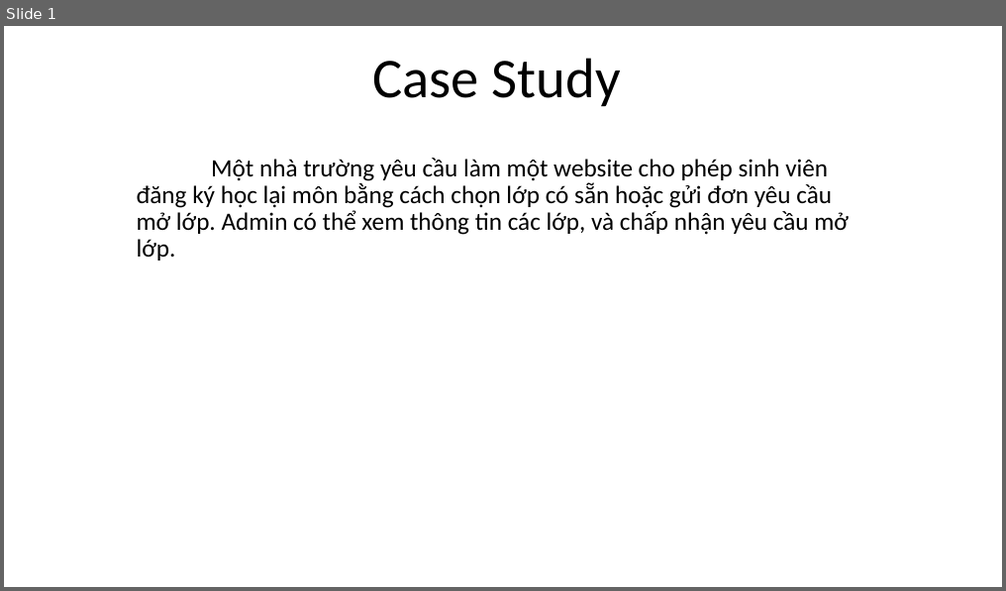
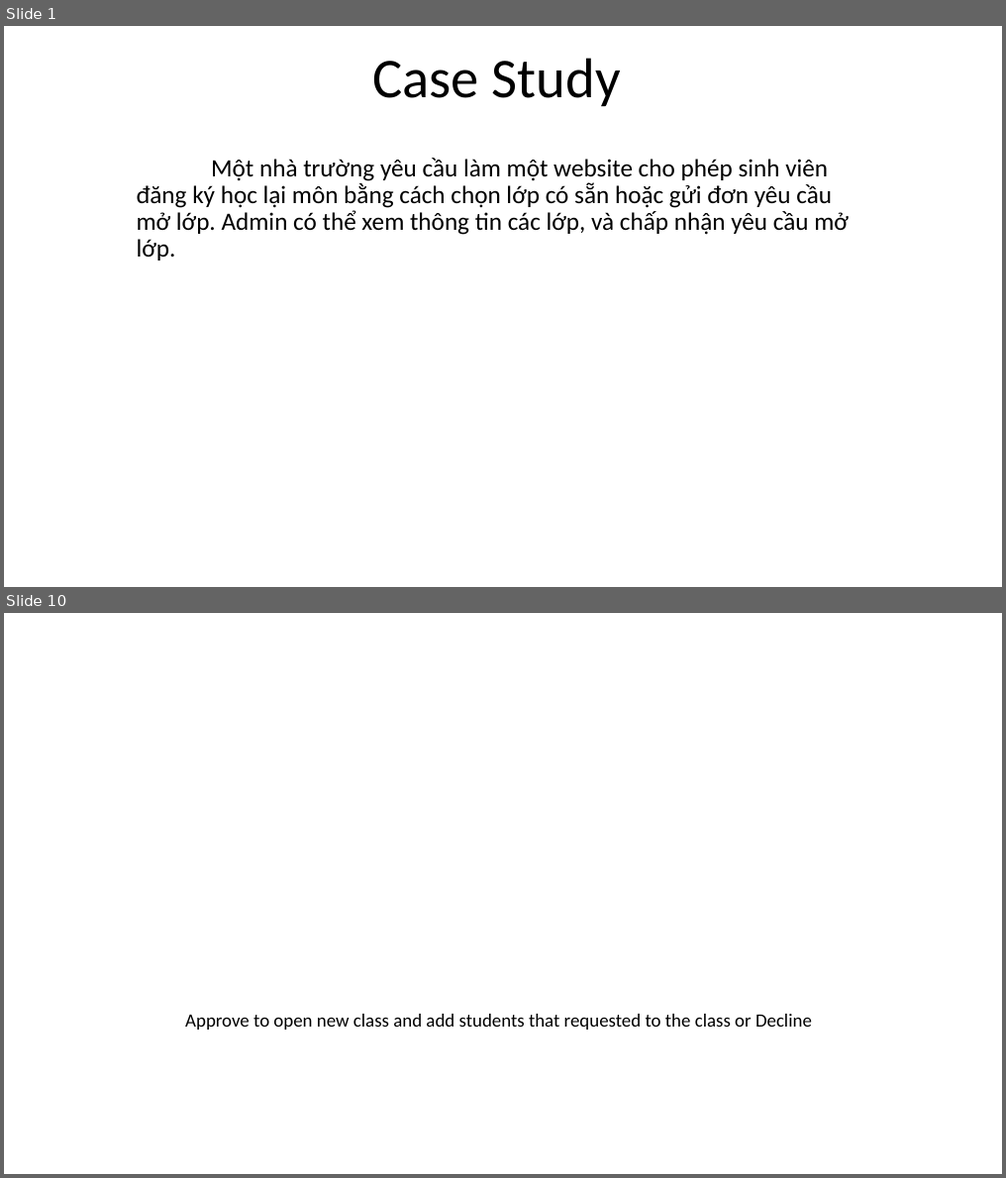
Before and after one commit to tranducthang511/PRJ301_1, a slide deck: Report.pptx. Shown one above the other, each under a label of ours: slide 1 before the commit, slides 1 and 10 after it; the slides between them are not shown. The pictures are 1006x591 and 1006x1178 pixels, drawn with LibreOffice and Linux fonts; fonts in the diff are those of the drawing; background and template pictures are left out. Boxes give left, top, right and bottom in pixels: in the first picture for what was removed or moved away, otherwise in the second. Text is boxed around its words. In the diff, an @@ line names an element or a change of style, - is before the commit and + after.

Commit message:
Decline_upgrade

```diff
--- a/Report.pptx
+++ b/Report.pptx
@@ slide 10 added at box(4, 613, 1002, 1174), background picture (left out) @@
@@ text added at box(185, 1014, 812, 1030), 18 pt, text #000000 @@
+Approve to open new class and add students that requested to the class or Decline
```
Also in this commit, not shown: 17 other slides added, 4 other files.
